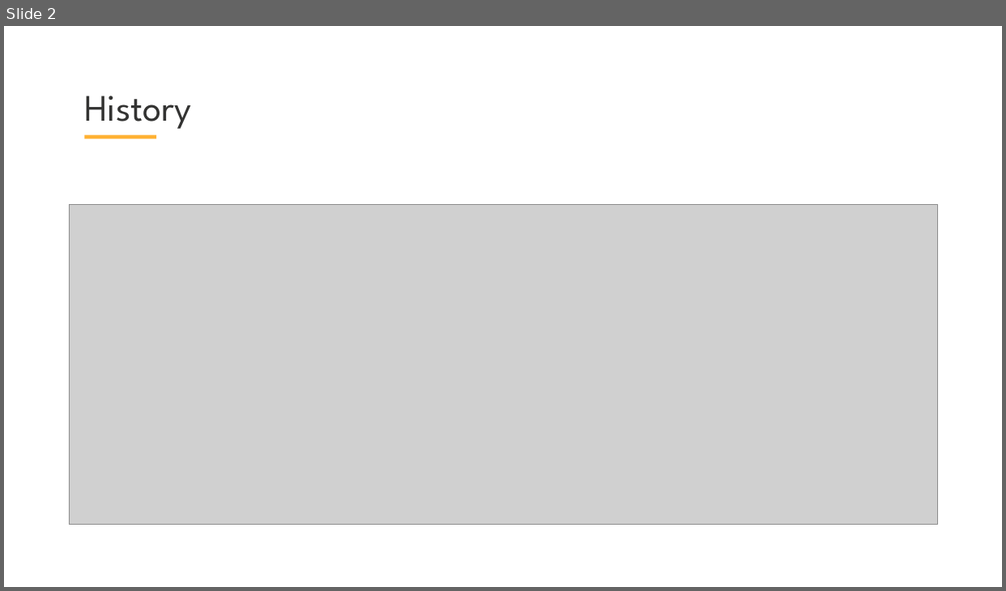
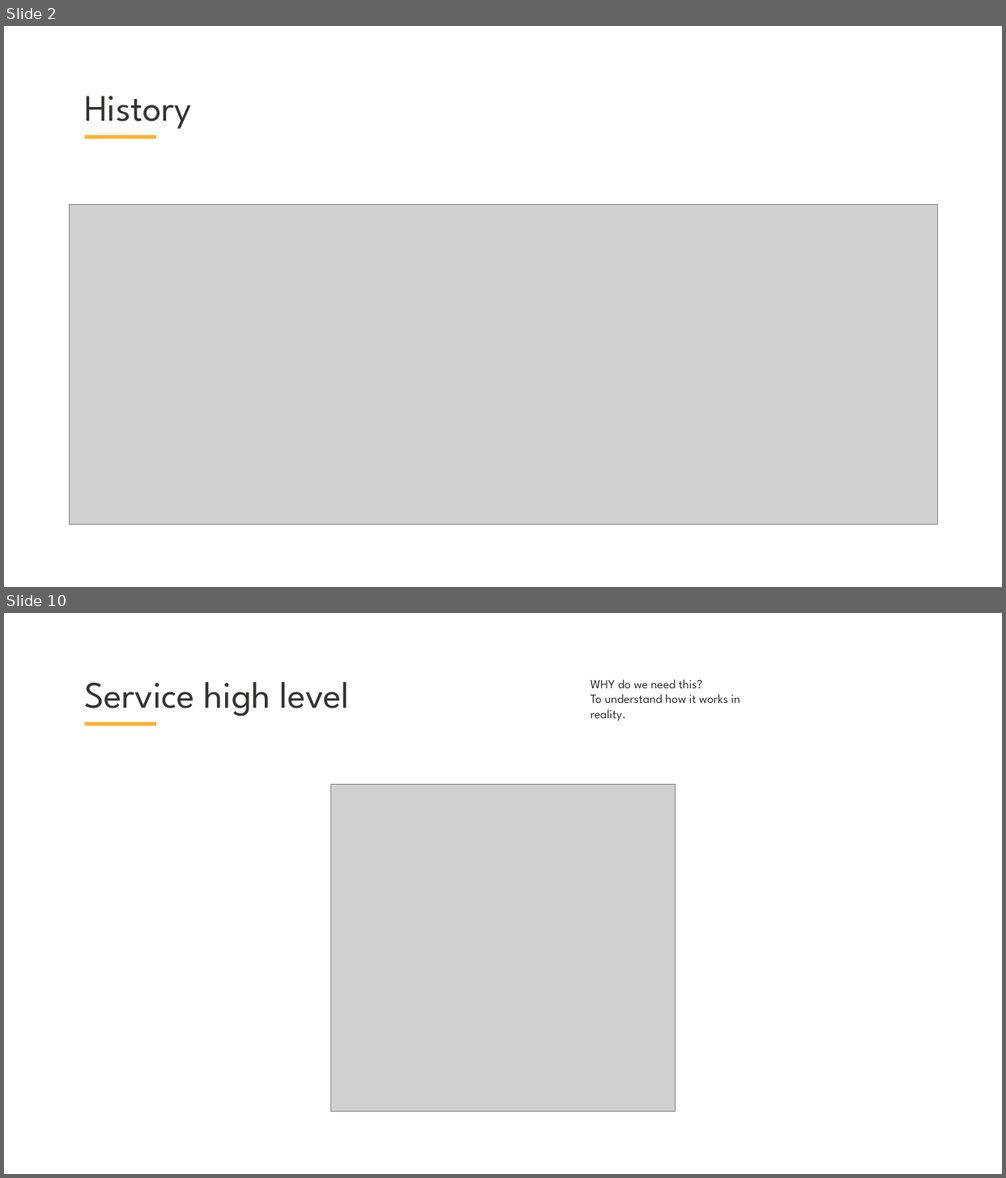
Before and after one commit to skabrits/DevOps-Workshop, a slide deck: Part I/Workshop-I.pptx. Shown one above the other, each under a label of ours: slide 2 before the commit, slides 2 and 10 after it; the slides between them are not shown. The pictures are 1006x591 and 1006x1178 pixels, drawn with LibreOffice and Linux fonts; fonts in the diff are those of the drawing; grey boxes stand for pictures; background and template pictures are left out. Boxes give left, top, right and bottom in pixels: in the first picture for what was removed or moved away, otherwise in the second. Text is boxed around its words. In the diff, an @@ line names an element or a change of style, - is before the commit and + after.

```diff
--- a/Part I/Workshop-I.pptx
+++ b/Part I/Workshop-I.pptx
@@ slide 10 added at [4,613,1002,1174], background #FFFFFF; not listed: 1 template element that a slide beside it also shows @@
@@ title added at [84,682,350,716], 54 pt, text #333332 @@
+Service high level
@@ text added at [590,679,740,703], 18 pt, text #333332 @@
+WHY do we need this?
+To understand how it works in reality.
@@ picture added at [330,784,675,1111] @@
```
Also in this commit, not shown: 2 slides changed, 7 other slides added, 6 slides removed, 2 other files.
